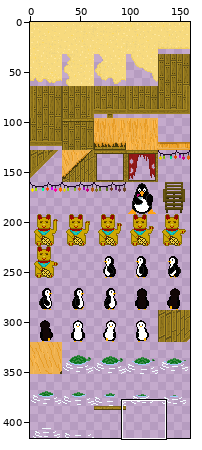
A sprite sheet gets an edit: assets/externalTileset/kascha/beach.png. The picture above shows the old version from afar; the outline marks the close-up.
Close-up. Before the edit:
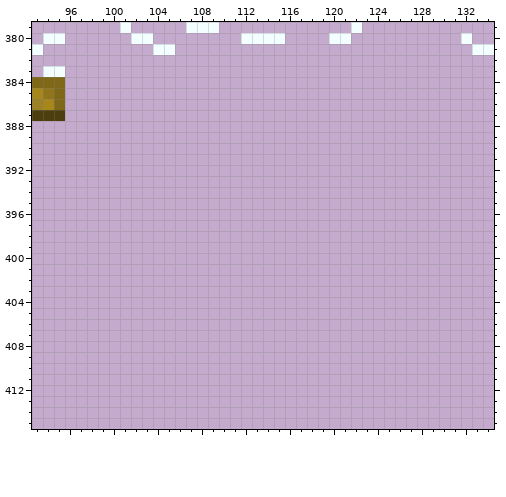
The file is 160x416 pixels. Colours within 5 levels of each other are drawn and written as one. Shown: x 93..134, y 379..415.
The result:
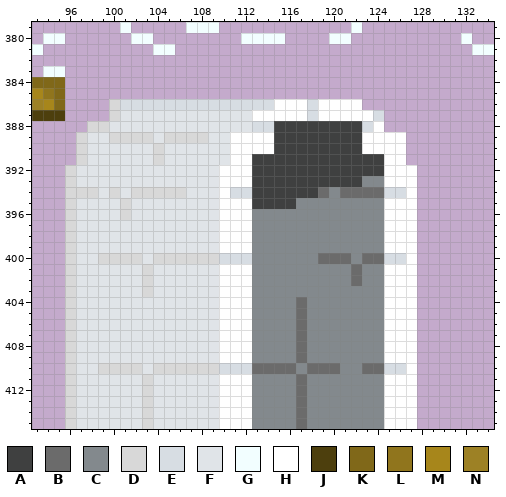
Palette (. is transparent): A #3f4040  B #6b6b6b  C #83898d  D #d8d8d8  E #d7dde3  F #e0e4e8  G #f2feff  H #ffffff  J #4d3f0d  K #806819  L #90751d  M #a7861b  N #9d8125
Diff:
@@ x 93..134 @@
 385 MLK.......................................
-386 NMK.......................................
-387 JJJ.......................................
-388 ..........................................
-389 ..........................................
-390 ..........................................
-391 ..........................................
-392 ..........................................
-393 ..........................................
-394 ..........................................
-395 ..........................................
-396 ..........................................
-397 ..........................................
-398 ..........................................
-399 ..........................................
-400 ..........................................
-401 ..........................................
-402 ..........................................
-403 ..........................................
-404 ..........................................
-405 ..........................................
-406 ..........................................
-407 ..........................................
-408 ..........................................
-409 ..........................................
-410 ..........................................
-411 ..........................................
-412 ..........................................
-413 ..........................................
-414 ..........................................
-415 ..........................................
+386 NMK....DEEEEEEEEEEEEEEHHHEHHHH............
+387 JJJ....DFFFFFFFFFFFFHHHHHEHHHHHE..........
+388 .....DDFFFFFFFFFFFFFEEAAAAAAAAEH..........
+389 ....DFFDDDDFDDDDFFHHHHAAAAAAAAHHHH........
+390 ....DFFFFFFDFFFFFFHHHHAAAAAAAAHHHH........
+391 ....DFFFFFFDFFFFFFHHAAAAAAAAAAAAHH........
+392 ...DFFFFFFFFFFFFFHHHAAAAAAAAAAAAHHH.......
+393 ...DFFFFFFFFFFFFFHHHAAAAAAAAAACCHHH.......
+394 ...DDDFDFDDDDDFFFHEEAAAAAABCBBBBEEH.......
+395 ...DFFFFDFFFFFFFFHHHAAAACCCCCCCCHHH.......
+396 ...DFFFFDFFFFFFFFHHHCCCCCCCCCCCCHHH.......
+397 ...DFFFFFFFFFFFFFHHHCCCCCCCCCCCCHHH.......
+398 ...DFFFFFFFFFFFFFHHHCCCCCCCCCCCCHHH.......
+399 ...DFFFFFFFFFFFFFHHHCCCCCCCCCCCCHHH.......
+400 ...DFFDDDDFDDDDDDEEECCCCCCBBBCBBEEH.......
+401 ...DFFFFFFDFFFFFFHHHCCCCCCCCCBCCHHH.......
+402 ...DFFFFFFDFFFFFFHHHCCCCCCCCCBCCHHH.......
+403 ...DFFFFFFDFFFFFFHHHCCCCCCCCCCCCHHH.......
+404 ...DFFFFFFFFFFFFFHHHCCCCBCCCCCCCHHH.......
+405 ...DFFFFFFFFFFFFFHHHCCCCBCCCCCCCHHH.......
+406 ...DFFFFFFFFFFFFFHHHCCCCBCCCCCCCHHH.......
+407 ...DFFFFFFFFFFFFFHHHCCCCBCCCCCCCHHH.......
+408 ...DFFFFFFFFFFFFFHHHCCCCBCCCCCCCHHH.......
+409 ...DFFFFFFFFFFFFFHHHCCCCBCCCCCCCHHH.......
+410 ...DFFDDDDFDDDDDDEEEBBBBCBBBCCBBEEH.......
+411 ...DFFFFFFDFFFFFFHHHCCCCBCCCCCCCHHH.......
+412 ...DFFFFFFDFFFFFFHHHCCCCBCCCCCCCHHH.......
+413 ...DFFFFFFDFFFFFFHHHCCCCBCCCCCCCHHH.......
+414 ...DFFFFFFDFFFFFFHHHCCCCBCCCCCCCHHH.......
+415 ...DFFFFFFDFFFFFFHHHCCCCBCCCCCCCHHH.......
Boxes around the changes in both close-ups, in picture pixels (x1, y1, x2, y2):
added: (65, 99, 417, 429)
